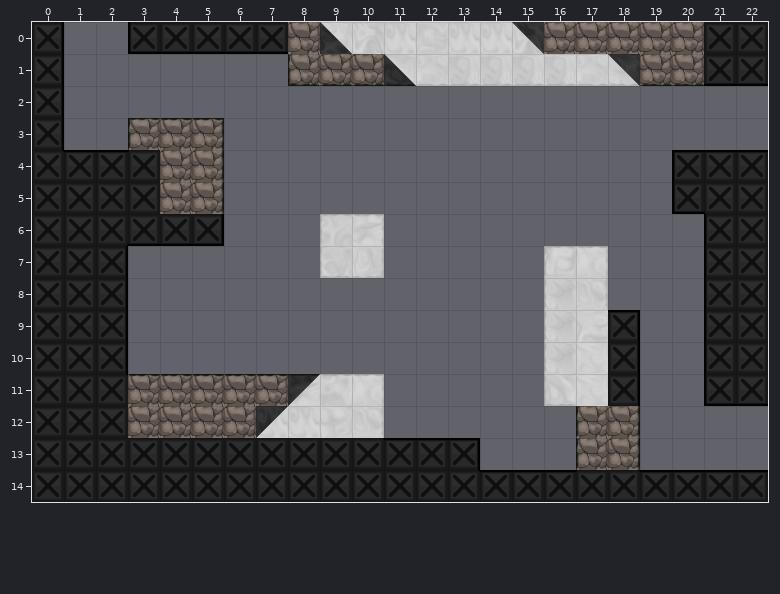
Two states of a Tiled map, assets/tilemaps/slider2.tmx. Above, as it was before the edit.
Cells are 64x64 px. Shown: x 0..22, y 0..14. Tiles whose own drawing changed are shown in their newer look in all pictures.
New version:
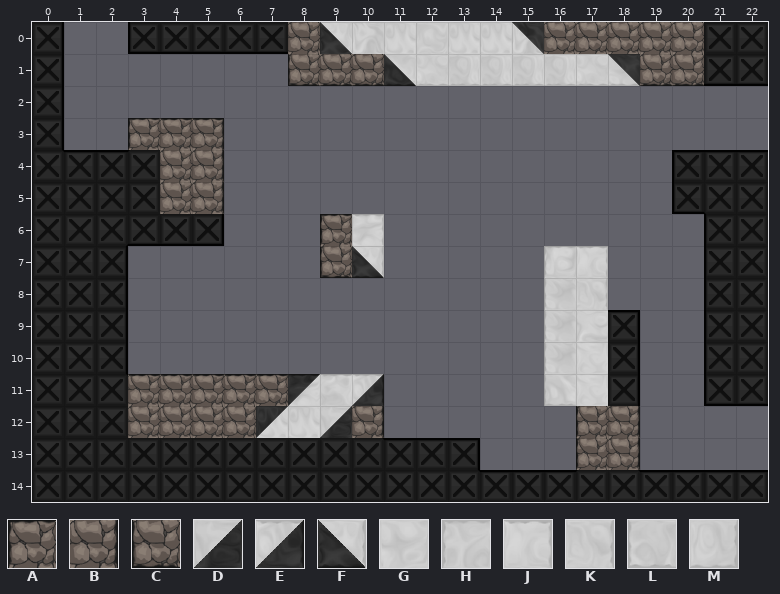
Key: from "black_tiles": A 15, B 24, C 29; from "mixed_tiles": D 1, E 43, F 51; from "white_tiles": G 4, H 15, J 17, K 24, L 36, M 38.
_ is an empty cell.
Diff:
{"where": "layer \"tile\""}
{"y":6,"x":9,"old":"H","new":"A"}
{"y":7,"x":9,"old":"LM","new":"CF"}
{"y":11,"x":10,"old":"J","new":"E"}
{"y":12,"x":9,"old":"GK","new":"DB"}
